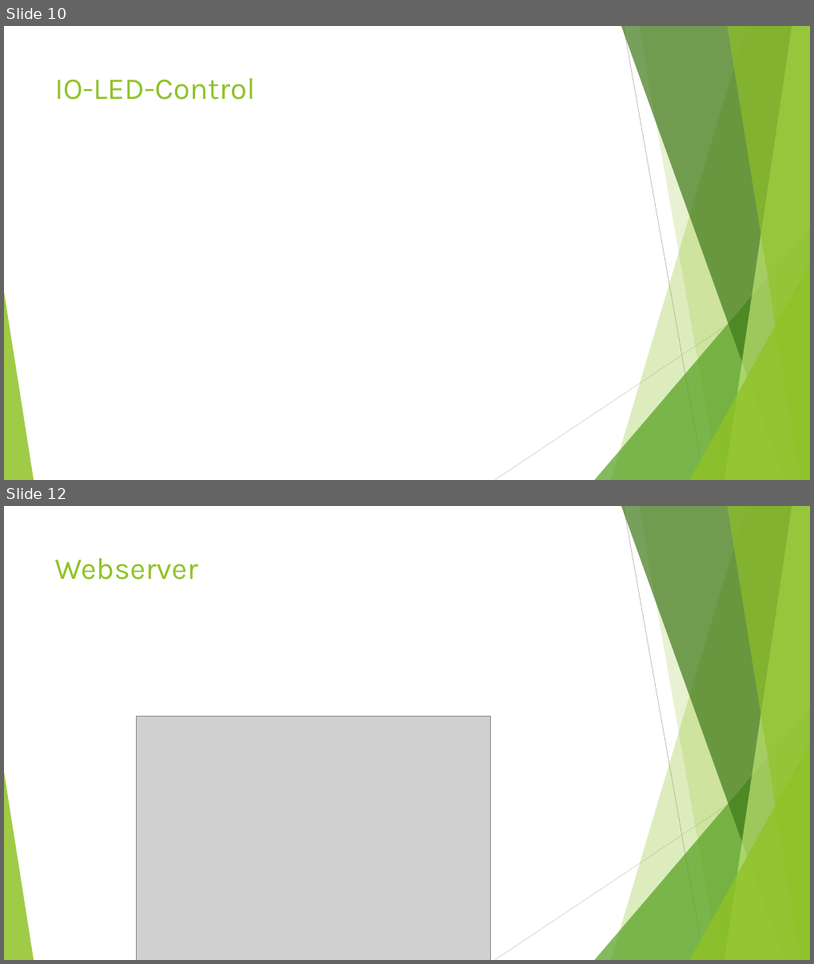
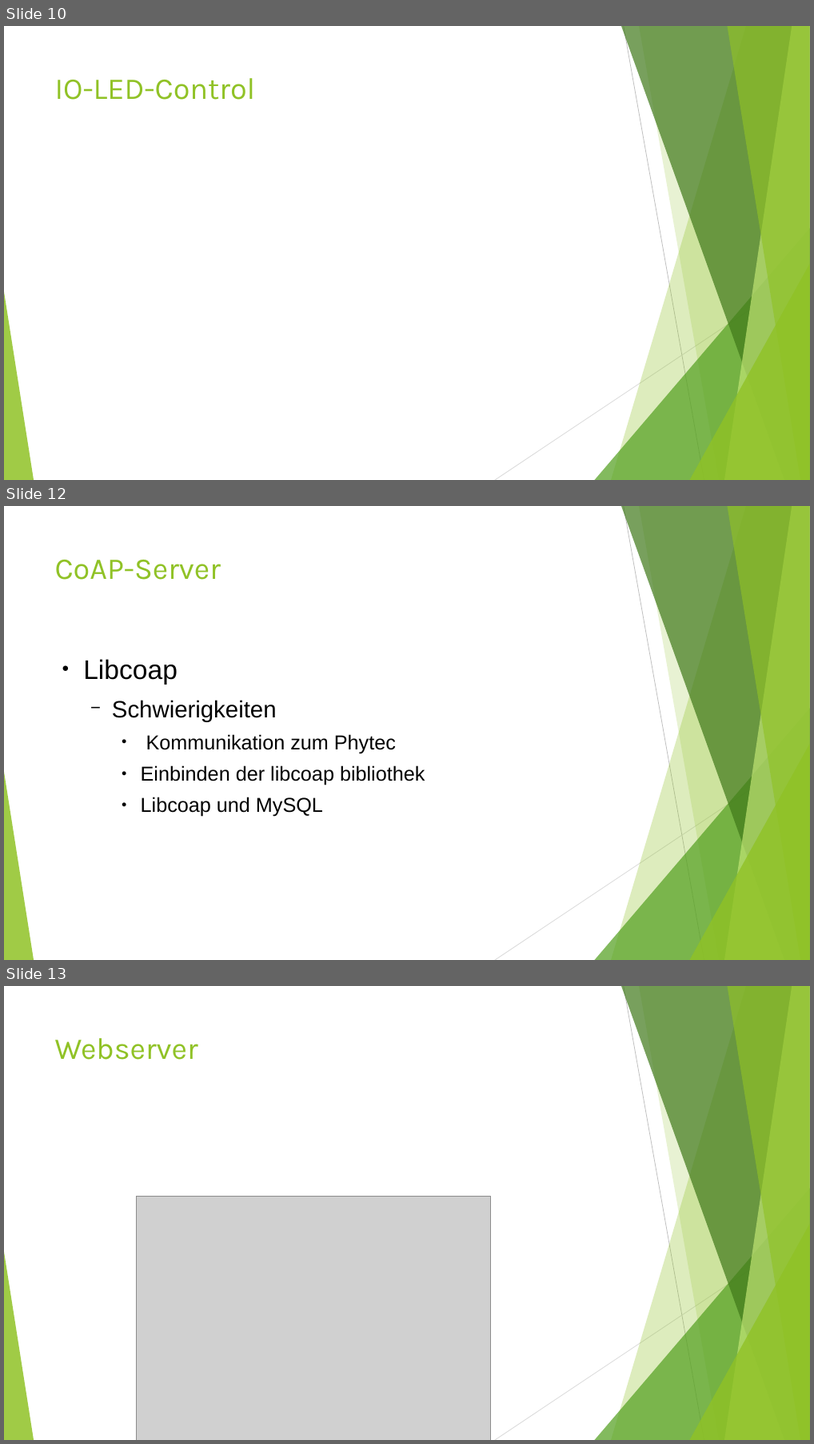
Before and after one commit to smartuni/Environ.me, a slide deck: Documentation/Environ_Me.odp. Shown one above the other, each under a label of ours: slides 10 and 12 before the commit, slides 10, 12 and 13 after it; the slides between them are not shown. The pictures are 814x964 and 814x1444 pixels, drawn with LibreOffice and Linux fonts; fonts in the diff are those of the drawing; grey boxes stand for pictures. Boxes give left, top, right and bottom in pixels: in the first picture for what was removed or moved away, otherwise in the second. Text is boxed around its words. In the diff, an @@ line names an element or a change of style, - is before the commit and + after.

```diff
--- a/Documentation/Environ_Me.odp
+++ b/Documentation/Environ_Me.odp
@@ slide 12 added at (4,506,810,960), background #FFFFFF; not listed: 10 template elements that a slide beside it also shows @@
@@ title added at (55,560,221,580), 36 pt, text #90C226 @@
+CoAP-Server
@@ text added at (83,659,425,816), 24 pt, text #000000 @@
+● Libcoap
+  − Schwierigkeiten
+    ● Kommunikation zum Phytec
+    ● Einbinden der libcoap bibliothek
+    ● Libcoap und MySQL
@@ what was slide 12 is now slide 13 @@
```
Also in this commit, not shown: 2 slides changed, 1 other slide added, 1 slide removed, 1 other file.
